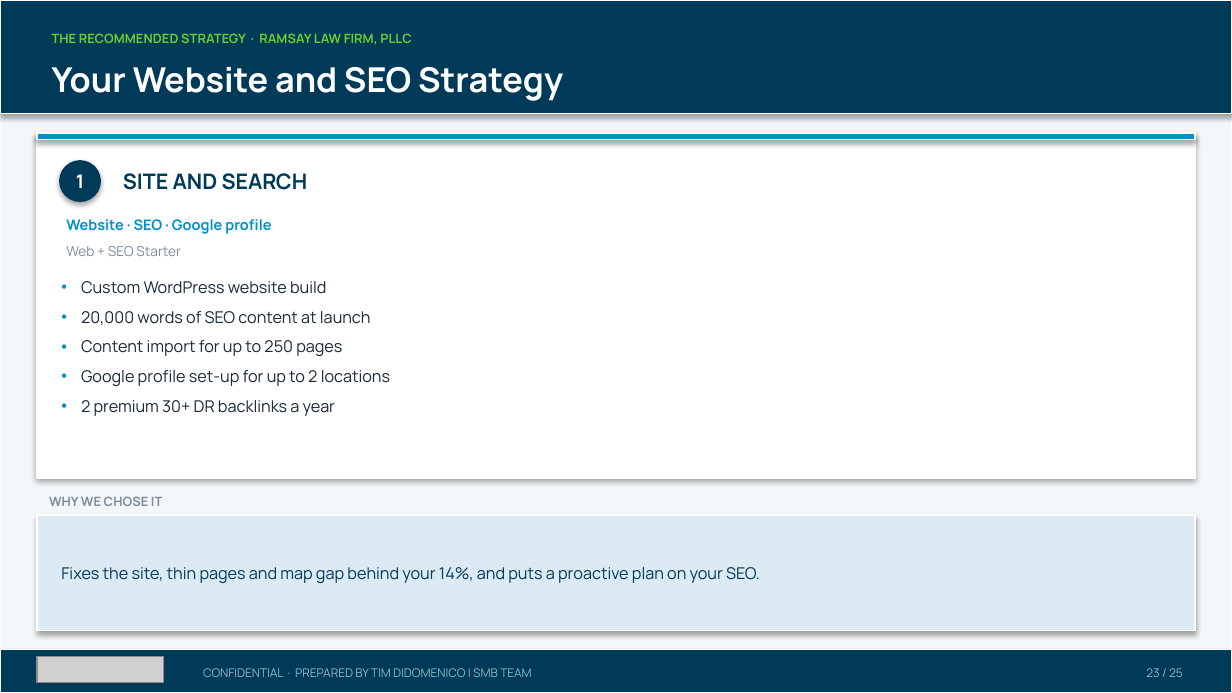
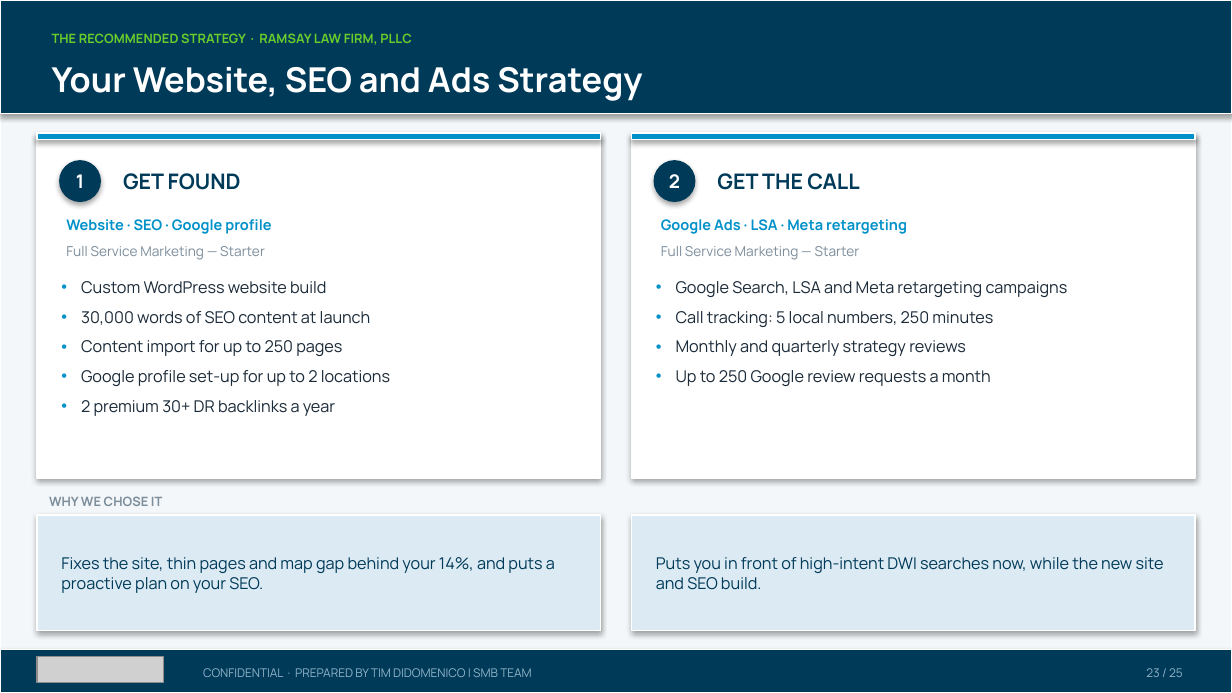
Before and after one commit to SMB-Team-Technology/workwith-smbteam, a slide deck: slide 23 of ramsay/Ramsay Law Firm PLLC_November 23, 2026_Proposal.pptx. Drawn at 1232x693 pixels with LibreOffice and Linux fonts; fonts in the diff are those of the drawing; grey boxes stand for pictures. Boxes give left, top, right and bottom in pixels: in the first picture for what was removed or moved away, otherwise in the second. Text is boxed around its words. In the diff, an @@ line names an element or a change of style, - is before the commit and + after.

```diff
--- a/ramsay/Ramsay Law Firm PLLC_November 23, 2026_Proposal.pptx
+++ b/ramsay/Ramsay Law Firm PLLC_November 23, 2026_Proposal.pptx
@@ text at (52, 67, 642, 101): text changed @@
-Your Website and SEO Strategy
+Your Website, SEO and Ads Strategy
@@ rectangle: place and size @@
-rectangle at (37, 133, 1195, 478)
+rectangle at (37, 133, 601, 478)
@@ rectangle: place and size @@
-rectangle at (37, 133, 1195, 139)
+rectangle at (37, 133, 601, 139)
@@ rectangle added at (631, 133, 1195, 478), fill #FFFFFF, outline #FFFFFF 0.75 pt @@
@@ rectangle added at (631, 133, 1195, 139), fill #0091C9, outline #FFFFFF 0.75 pt @@
@@ text removed at (123, 173, 308, 190) @@
-SITE AND SEARCH
@@ text added at (123, 173, 241, 190), 12.5 pt, text #003A59, bold @@
+GET FOUND
@@ ellipse added at (653, 160, 695, 202), fill #003A59 @@
@@ text added at (669, 174, 680, 188), 11 pt, text #FFFFFF, bold @@
+2
@@ text added at (717, 173, 859, 190), 12.5 pt, text #003A59, bold @@
+GET THE CALL
@@ text added at (661, 219, 907, 234), 8.5 pt, text #0091C9, bold @@
+Google Ads · LSA · Meta retargeting
@@ text removed at (66, 246, 181, 256) @@
-Web + SEO Starter
@@ text added at (66, 246, 265, 260), 8 pt, text #7C8D9B @@
+Full Service Marketing — Starter
@@ text added at (661, 246, 860, 260), 8 pt, text #7C8D9B @@
+Full Service Marketing — Starter
@@ text added at (676, 281, 1068, 386), 9.5 pt, text #1B2A38 @@
+• Google Search, LSA and Meta retargeting campaigns
+• Call tracking: 5 local numbers, 250 minutes
+• Monthly and quarterly strategy reviews
+• Up to 250 Google review requests a month
@@ text at (81, 311, 371, 325): text changed @@
-• 20,000 words of SEO content at launch
+• 30,000 words of SEO content at launch
@@ rectangle: place and size @@
-rectangle at (37, 515, 1195, 631)
+rectangle at (37, 515, 601, 631)
@@ text "Fixes the site, thin pages ..." rewrapped from (61, 567, 760, 583) to (61, 557, 555, 593) @@
@@ rectangle added at (631, 515, 1195, 631), fill #DCEAF3, outline #FFFFFF 0.75 pt @@
@@ text added at (656, 557, 1164, 590), 9.5 pt, text #003A59 @@
+Puts you in front of high-intent DWI searches now, while the new site and SEO build.
```
Also in this commit, not shown: 4 other slides changed, 2 other files.
